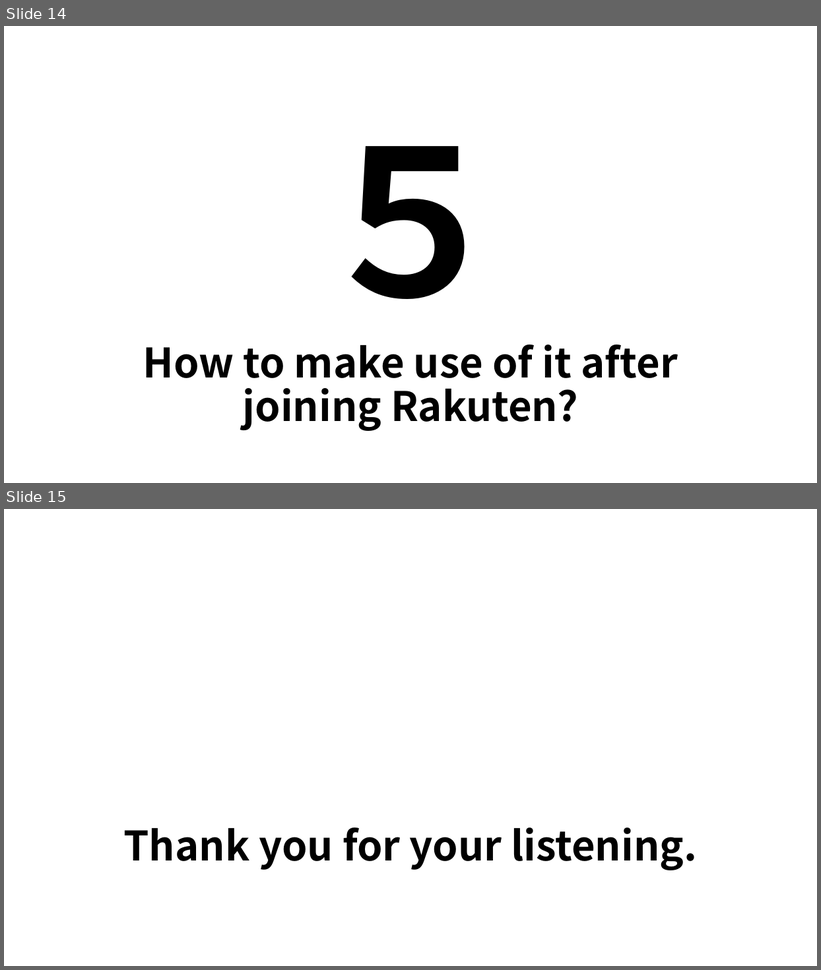
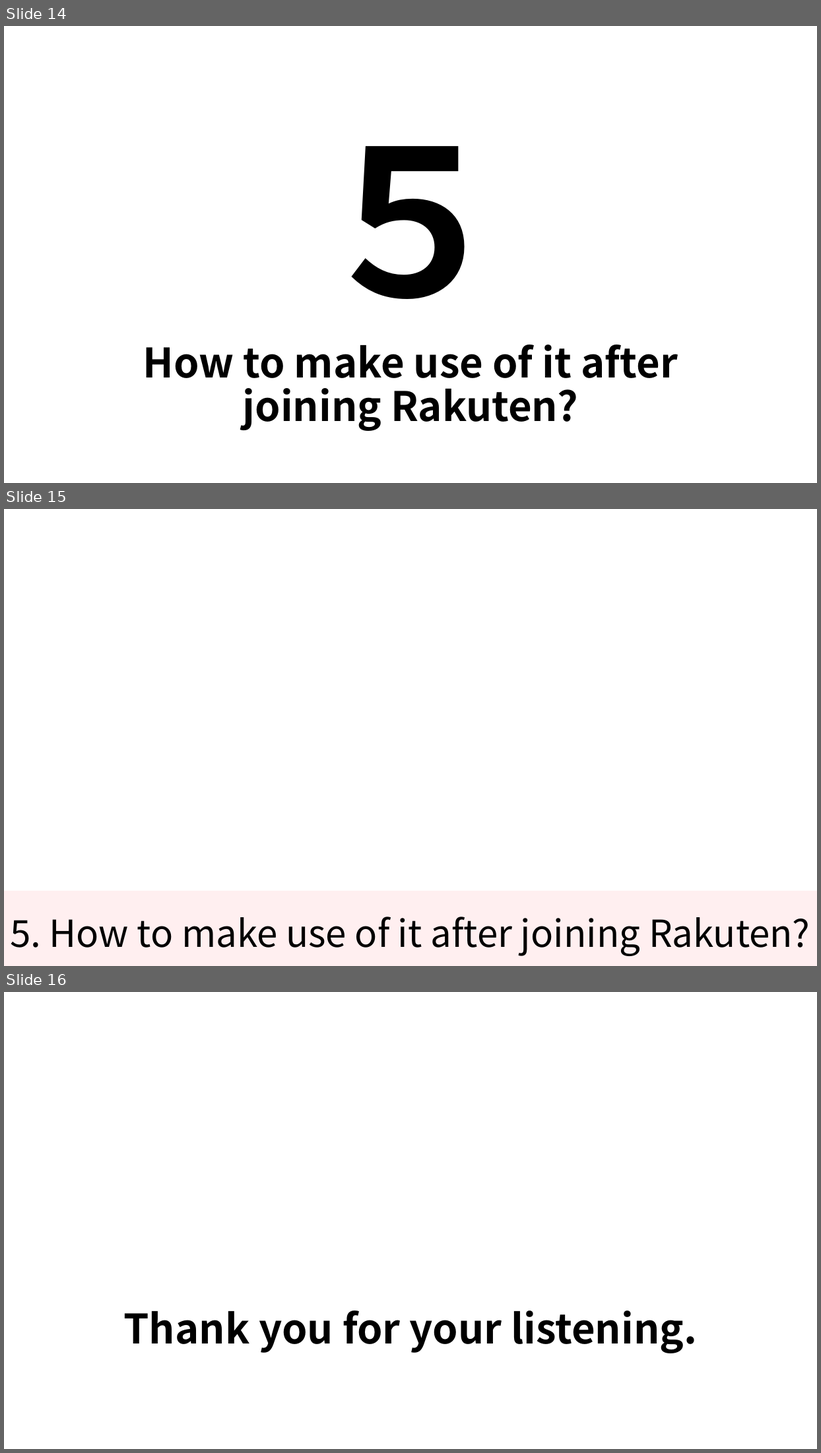
Before and after one commit to KNobuki/Rakuten_fashion, a slide deck: presentation/Presentation.pptx. Shown one above the other, each under a label of ours: slides 14 and 15 before the commit, slides 14, 15 and 16 after it. The pictures are 821x970 and 821x1453 pixels, drawn with LibreOffice and Linux fonts; fonts in the diff are those of the drawing. Boxes give left, top, right and bottom in pixels: in the first picture for what was removed or moved away, otherwise in the second. Text is boxed around its words. In the diff, an @@ line names an element or a change of style, - is before the commit and + after.

Commit message:
add summary slide

```diff
--- a/presentation/Presentation.pptx
+++ b/presentation/Presentation.pptx
@@ slide 15 added at box(4, 509, 817, 966), background #FFFFFF @@
@@ rectangle added at box(4, 891, 817, 966), fill #FF9199 at 14% opacity @@
@@ text added at box(10, 917, 811, 956), 44 pt, text #000000 @@
+5. How to make use of it after joining Rakuten?
@@ what was slide 15 is now slide 16 @@
```
